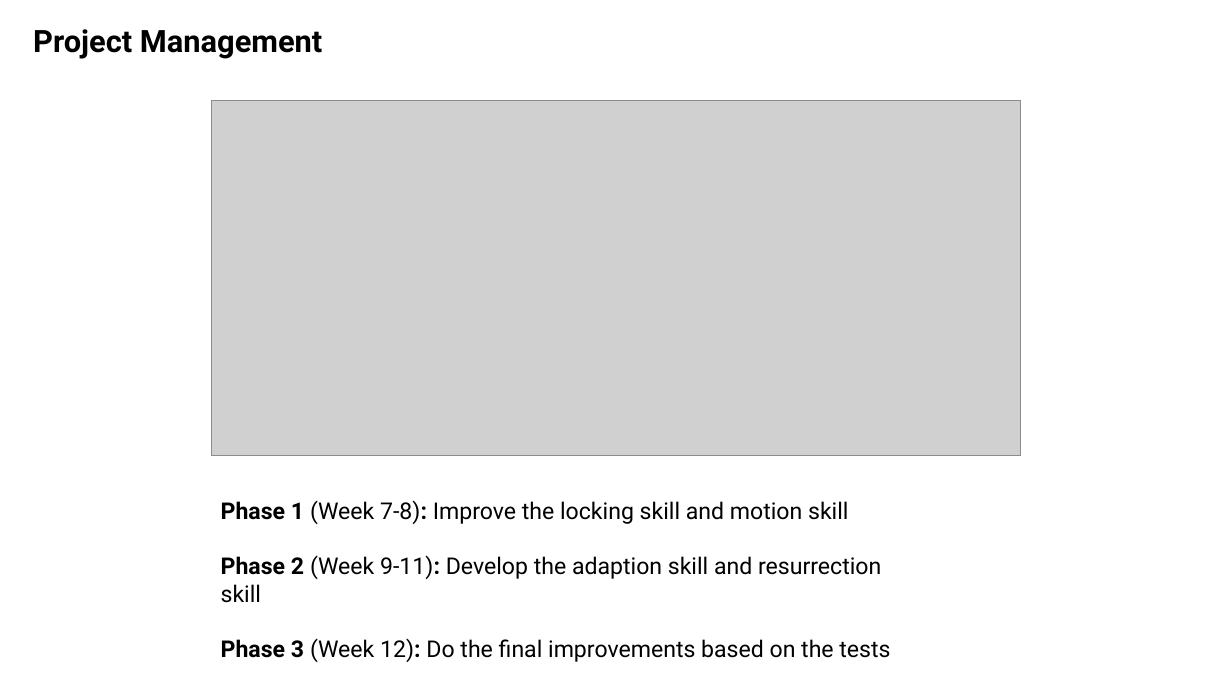
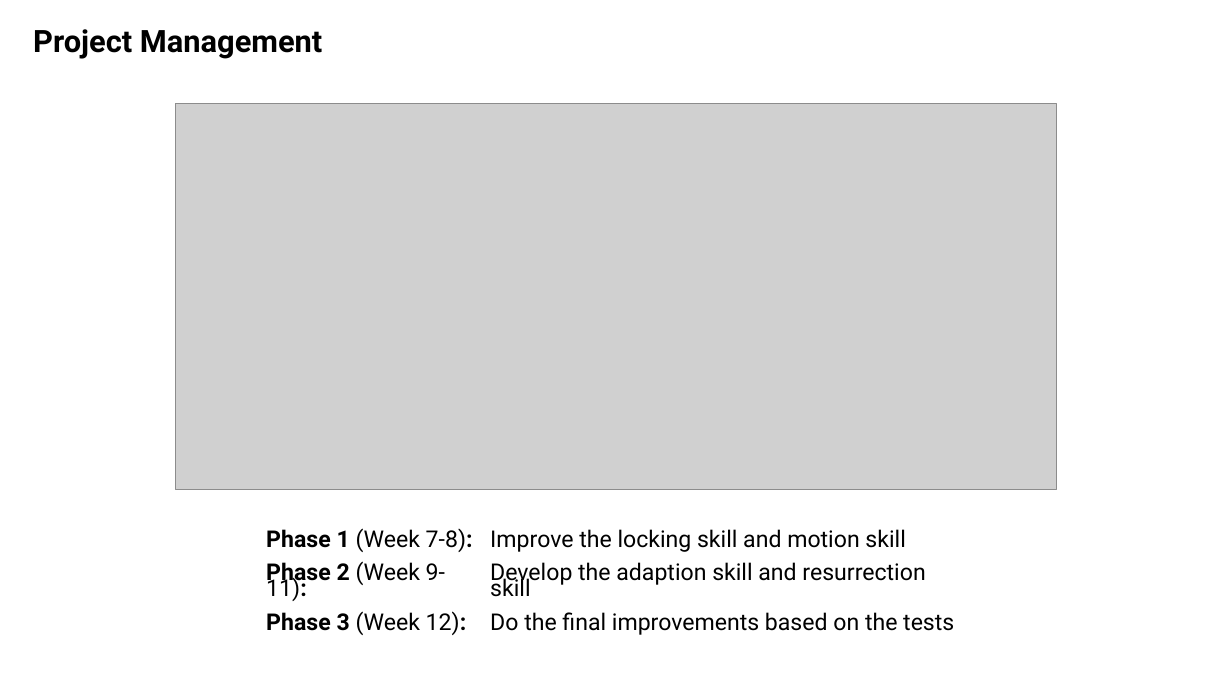
Before and after one commit to Klaaktu/balance-bot, a slide deck: slide 10 of Presentation/Presentation1.pptx. Drawn at 1232x693 pixels with LibreOffice and Linux fonts; fonts in the diff are those of the drawing; grey boxes stand for pictures. Boxes give left, top, right and bottom in pixels: in the first picture for what was removed or moved away, otherwise in the second. Text is boxed around its words. In the diff, an @@ line names an element or a change of style, - is before the commit and + after.

Commit message:
Update slides

```diff
--- a/Presentation/Presentation1.pptx
+++ b/Presentation/Presentation1.pptx
@@ picture: place and size @@
-picture at (212, 100, 1020, 455)
+picture at (176, 104, 1056, 490)
@@ text at (266, 528, 473, 635): text changed @@
-Phase 1 (Week 7-8): Improve the locking skill and motion skill
-Phase 2 (Week 9-11): Develop the adaption skill and resurrection skill
-Phase 3 (Week 12): Do the final improvements based on the tests
+Phase 1 (Week 7-8):
+Phase 2 (Week 9-11):
+Phase 3 (Week 12):
@@ text added at (490, 529, 954, 635), 18 pt, text #000000 @@
+Improve the locking skill and motion skill
+Develop the adaption skill and resurrection skill
+Do the final improvements based on the tests
```
Also in this commit, not shown: 7 other slides changed, 1 slide added, 1 slide removed, 6 other files.
